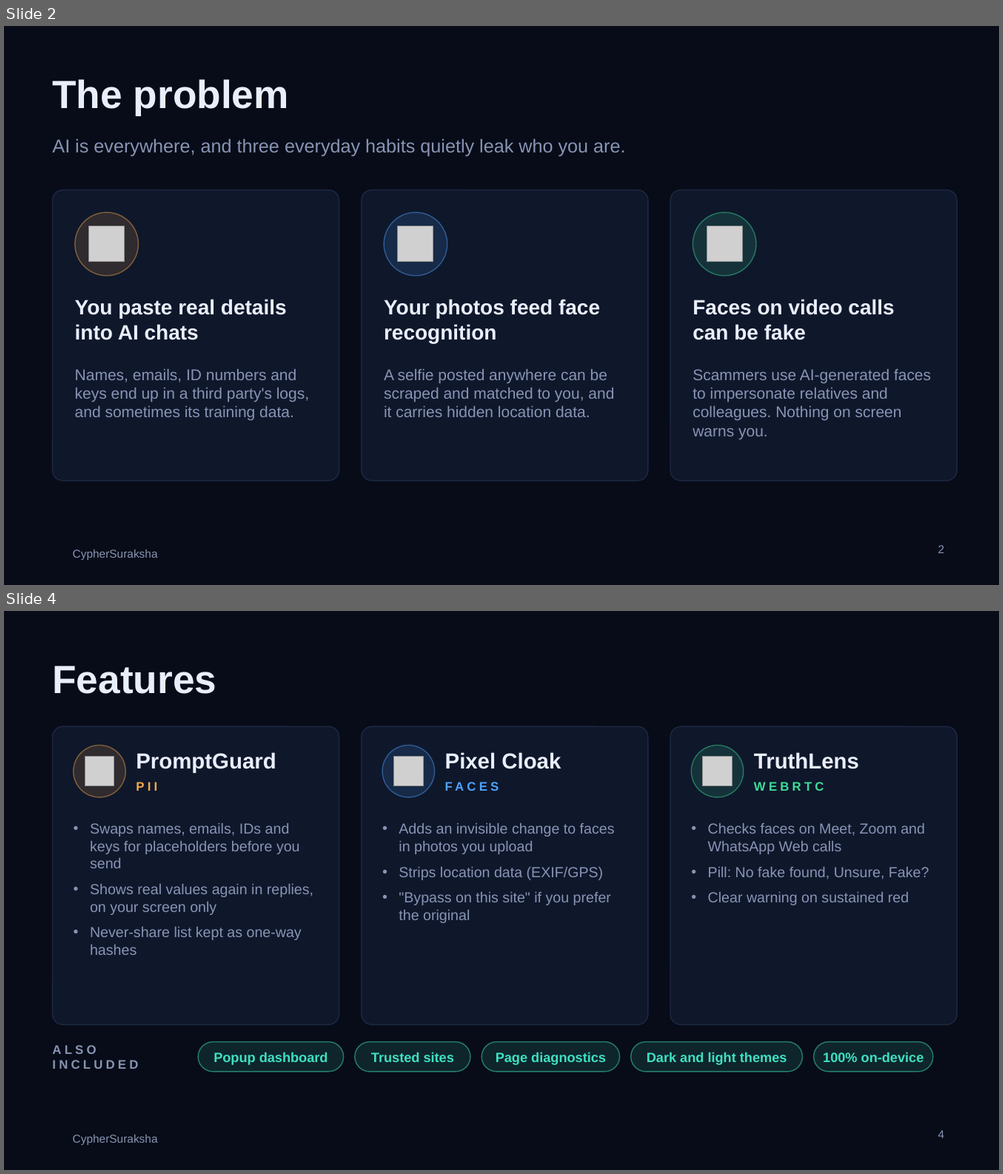
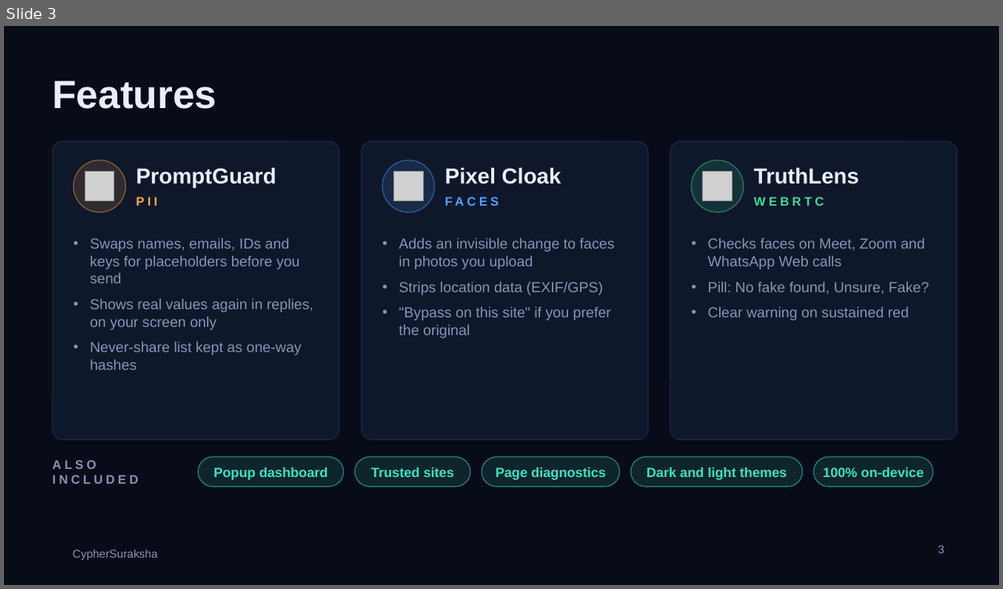
Before and after one commit to nishadiyer/CypherSuraksha, a slide deck: docs/pitch/CypherSuraksha-pitch.pptx. Shown one above the other, each under a label of ours: slides 2 and 4 before the commit, slide 3 after it; the slides between them are not shown. The pictures are 1003x1174 and 1003x589 pixels, drawn with LibreOffice and Linux fonts; fonts in the diff are those of the drawing; grey boxes stand for pictures; background and template pictures are left out. Boxes give left, top, right and bottom in pixels: in the first picture for what was removed or moved away, otherwise in the second. Text is boxed around its words. In the diff, an @@ line names an element or a change of style, - is before the commit and + after.

```diff
--- a/docs/pitch/CypherSuraksha-pitch.pptx
+++ b/docs/pitch/CypherSuraksha-pitch.pptx
@@ slide 2 removed at (x1=4, y1=26, x2=999, y2=585), background #080C18; not listed: 1 template element that a slide beside it also shows @@
@@ title removed at (x1=53, y1=79, x2=289, y2=116) @@
-The problem
@@ text removed at (x1=52, y1=139, x2=625, y2=156) @@
-AI is everywhere, and three everyday habits quietly leak who you are.
@@ rounded rectangle removed at (x1=53, y1=190, x2=339, y2=481) @@
@@ rounded rectangle removed at (x1=361, y1=190, x2=648, y2=481) @@
@@ rounded rectangle removed at (x1=670, y1=190, x2=957, y2=481) @@
@@ ellipse removed at (x1=75, y1=212, x2=138, y2=276) @@
@@ ellipse removed at (x1=384, y1=212, x2=447, y2=276) @@
@@ ellipse removed at (x1=693, y1=212, x2=756, y2=276) @@
@@ picture removed at (x1=89, y1=227, x2=125, y2=263) @@
@@ picture removed at (x1=398, y1=227, x2=434, y2=263) @@
@@ picture removed at (x1=707, y1=227, x2=743, y2=263) @@
@@ text removed at (x1=75, y1=299, x2=287, y2=340) @@
-You paste real details into AI chats
@@ text removed at (x1=384, y1=299, x2=600, y2=343) @@
-Your photos feed face recognition
@@ text removed at (x1=692, y1=299, x2=893, y2=340) @@
-Faces on video calls can be fake
@@ text removed at (x1=75, y1=369, x2=309, y2=421) @@
-Names, emails, ID numbers and keys end up in a third party's logs, and sometimes its training data.
@@ text removed at (x1=384, y1=369, x2=614, y2=417) @@
-A selfie posted anywhere can be scraped and matched to you, and it carries hidden location data.
@@ text removed at (x1=692, y1=369, x2=930, y2=440) @@
-Scammers use AI-generated faces to impersonate relatives and colleagues. Nothing on screen warns you.
@@ page number removed at (x1=938, y1=545, x2=945, y2=554) @@
-2
@@ what was slide 4 is now slide 3 @@
@@ page number at (x1=938, y1=545, x2=945, y2=554): text changed @@
-4
+3
```
Also in this commit, not shown: 2 slides changed, 1 slide added, 1 other slide removed, 1 other file.
